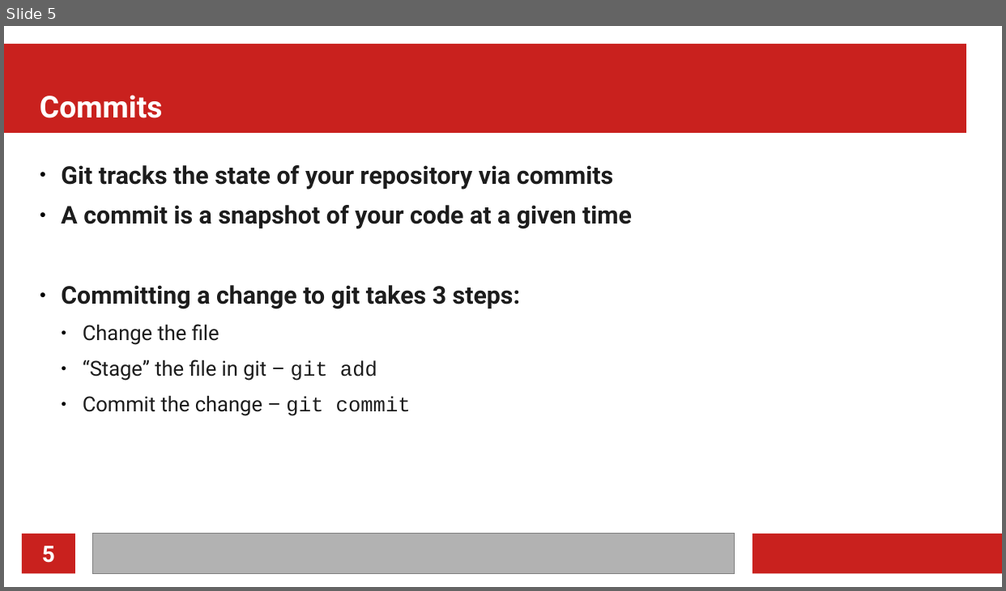
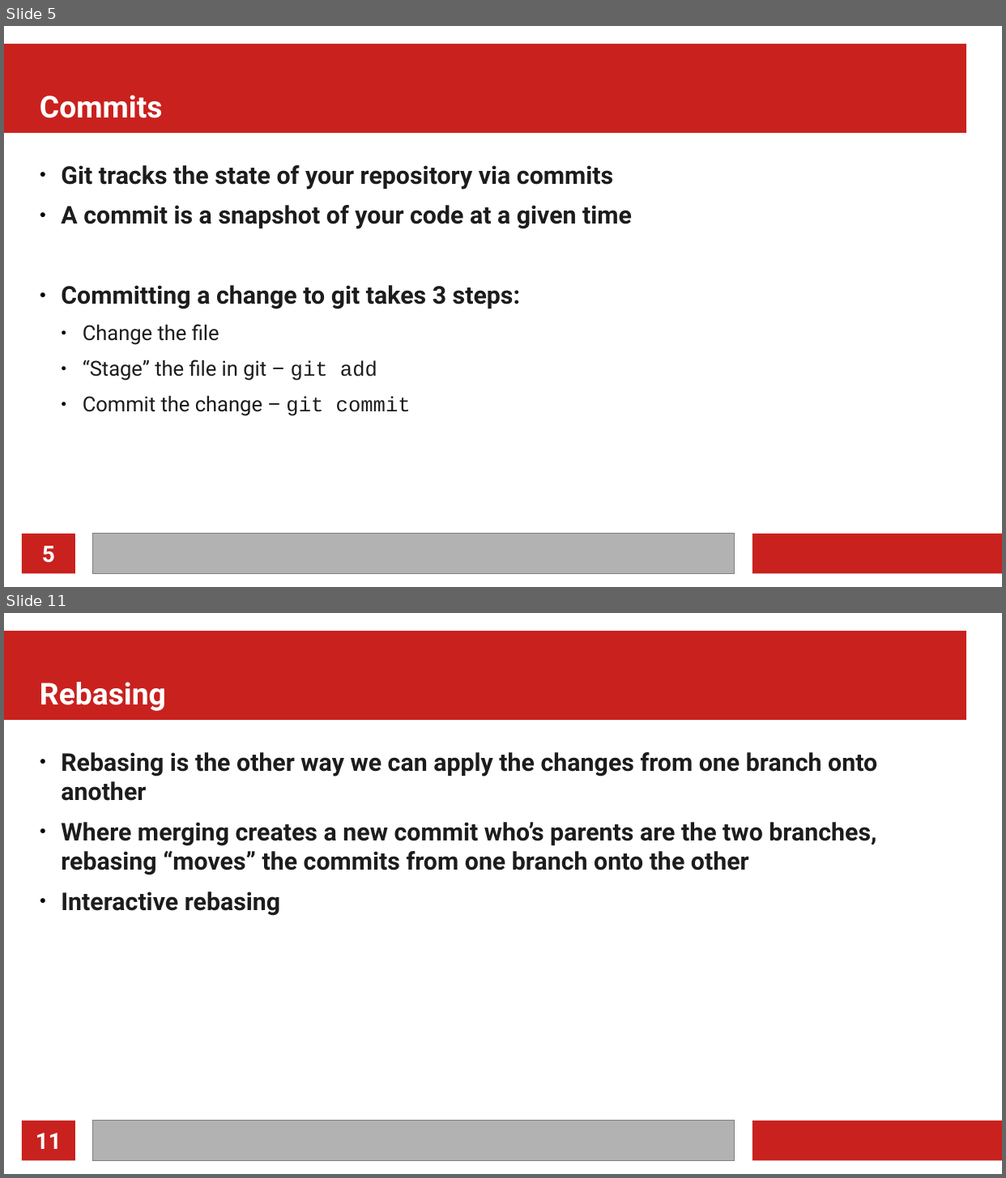
Before and after one commit to MarkusG/UCI-Slides, a slide deck: git.odp. Shown one above the other, each under a label of ours: slide 5 before the commit, slides 5 and 11 after it; the slides between them are not shown. The pictures are 1006x591 and 1006x1178 pixels, drawn with LibreOffice and Linux fonts; fonts in the diff are those of the drawing. Boxes give left, top, right and bottom in pixels: in the first picture for what was removed or moved away, otherwise in the second. Text is boxed around its words. In the diff, an @@ line names an element or a change of style, - is before the commit and + after.

```diff
--- a/git.odp
+++ b/git.odp
@@ slide 11 added at box(4, 613, 1002, 1174), background #FFFFFF; not listed: 4 template elements that a slide beside it also shows @@
@@ title added at box(40, 682, 166, 711), 24 pt, text #FFFFFF, bold @@
+Rebasing
@@ text added at box(61, 752, 877, 916), 19.5 pt, text #1C1C1C, bold @@
+● Rebasing is the other way we can apply the changes from one branch onto another
+● Where merging creates a new commit who’s parents are the two branches, rebasing “moves” the commits from one branch onto the other
+● Interactive rebasing
@@ page number added at box(36, 1133, 62, 1149), 18 pt, text #FFFFFF, bold @@
+11
```
Also in this commit, not shown: 3 slides changed, 4 other slides added, 1 other file.
